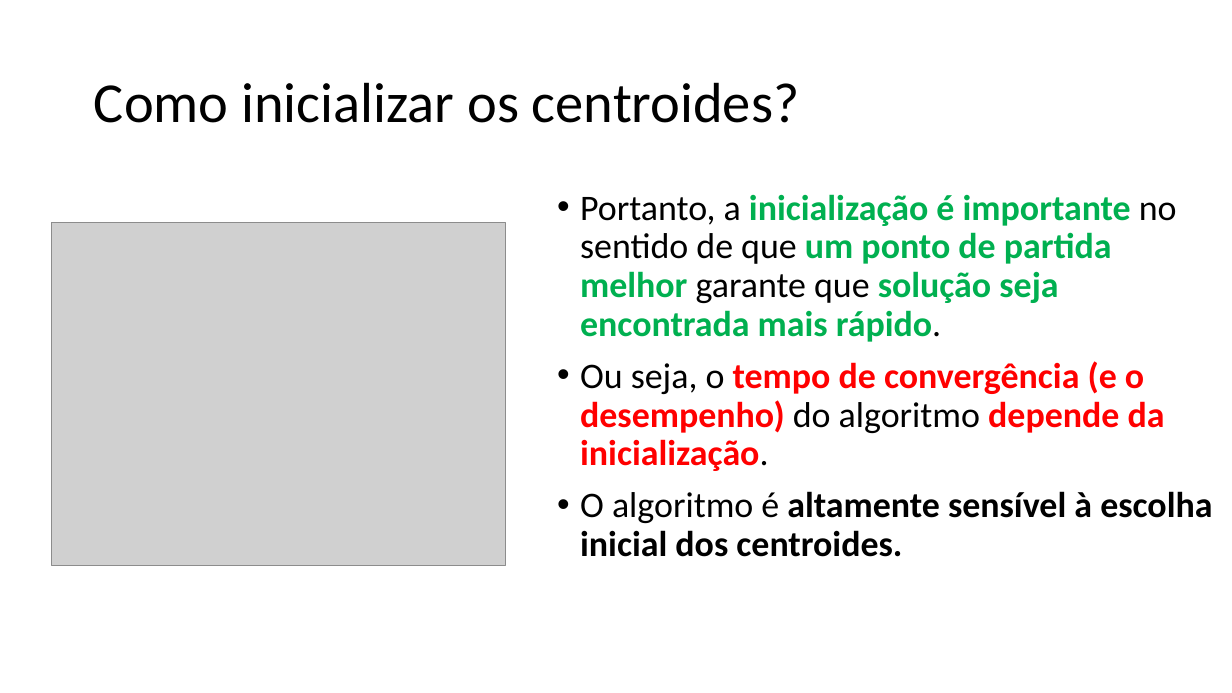
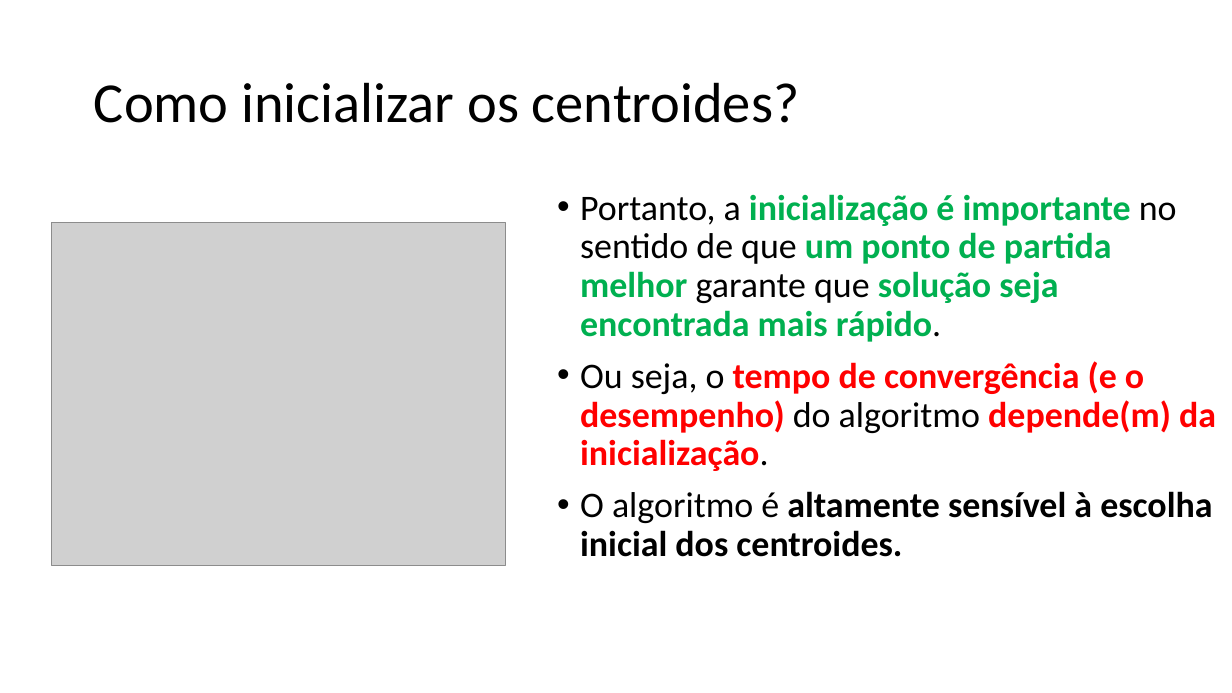
Before and after one commit to zz4fap/c24_inteligencia_artificial, a slide deck: slide 31 of slides/C24_kMeans.pptx (slide 30 before the commit). Drawn at 1232x693 pixels with LibreOffice and Linux fonts; fonts in the diff are those of the drawing; grey boxes stand for pictures. Boxes give left, top, right and bottom in pixels: in the first picture for what was removed or moved away, otherwise in the second. Text is boxed around its words. In the diff, an @@ line names an element or a change of style, - is before the commit and + after.

```diff
--- a/slides/C24_kMeans.pptx
+++ b/slides/C24_kMeans.pptx
@@ text at (580,361,1216,471): text changed @@
-• Ou seja, o tempo de convergência (e o desempenho) do algoritmo depende da inicialização.
+• Ou seja, o tempo de convergência (e o desempenho) do algoritmo depende(m) da inicialização.
```
Also in this commit, not shown: 6 other slides changed, 1 slide added, 1 other file.
